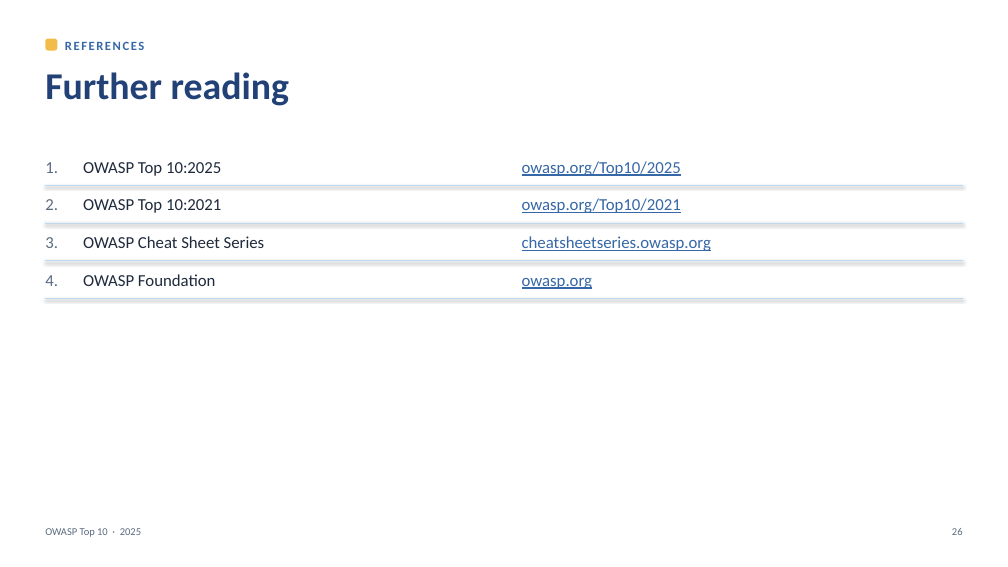
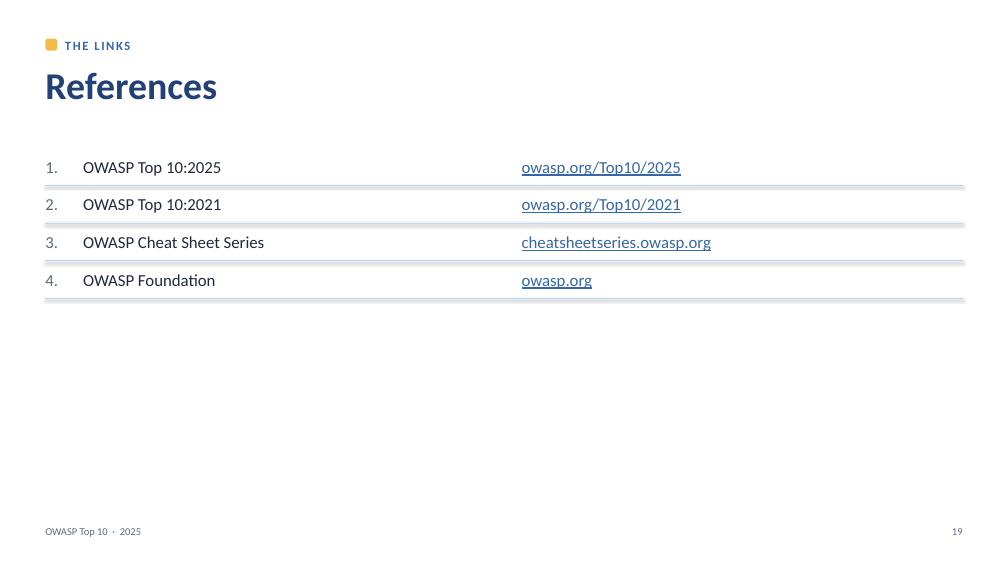
Before and after one commit to AmorZhao-Ghyston/VulnerableSandbox, a slide deck: slide 19 of Lunch-and-learn/OWASP-Top10-2025.pptx (slide 26 before the commit). Drawn at 1008x567 pixels with LibreOffice and Linux fonts; fonts in the diff are those of the drawing. Boxes give left, top, right and bottom in pixels: in the first picture for what was removed or moved away, otherwise in the second. Text is boxed around its words. In the diff, an @@ line names an element or a change of style, - is before the commit and + after.

```diff
--- a/Lunch-and-learn/OWASP-Top10-2025.pptx
+++ b/Lunch-and-learn/OWASP-Top10-2025.pptx
@@ text added at (x1=65, y1=41, x2=130, y2=50), 12 pt, text #3667A6, bold @@
+THE LINKS
@@ text at (x1=45, y1=72, x2=217, y2=100): text changed; size 12 to 36 pt; text colour #3667A6 to #214177 @@
-REFERENCES
+References
@@ text removed at (x1=45, y1=72, x2=289, y2=106) @@
-Further reading
@@ text at (x1=952, y1=528, x2=963, y2=535): text changed @@
-26
+19
```
Also in this commit, not shown: 17 other slides changed, 8 slides removed, 7 other files.
